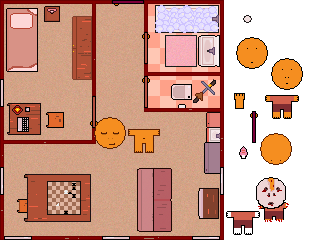
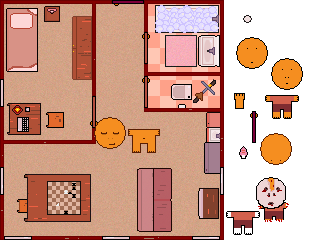
Layered file, before and after one edit (319×240). Changes by layer:
painted on "Layer 29" over [132, 135, 156, 153]
